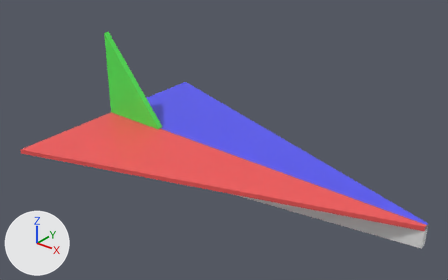
Renders of the Blender file Assets/Models/PaperPlane.blend from each side of a commit.
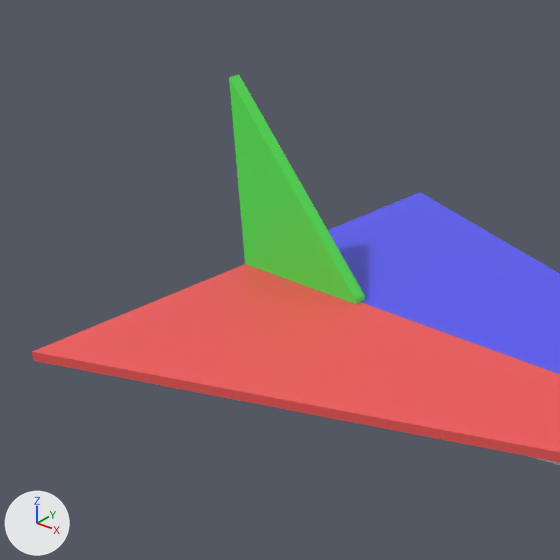
Each version appears first whole from a 50 mm lens placed at (5.19, -6.96, 5.37), pointed at (-0.25, -0.16, 1.16), and next in a close-up on the part from 2% to 55% of the width and 0% to 85% of the height. Every picture has the same lights, and +X, +Y and +Z are marked at lower left.

In view in the first close-up: 'LeftWing', 'RightWing', 'Tail'.
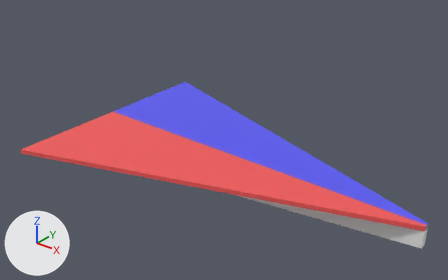
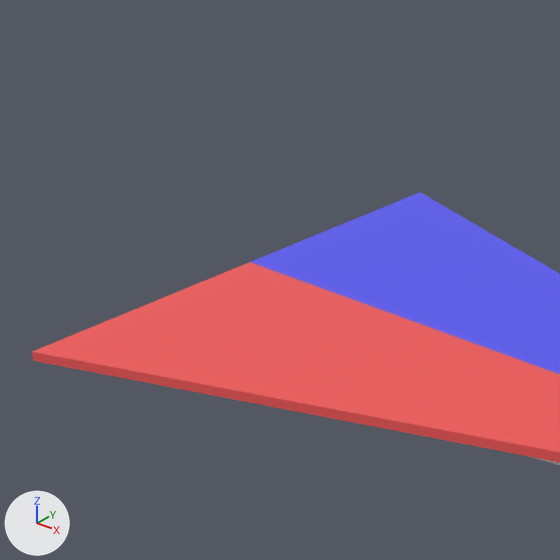
The change, as a list of edits to the scene's bpy script:
```text
Remove ob_tail:
    ob_tail = bpy.data.objects.new('Tail', me_cube_005)
    ob_tail.parent = ob_body
    ob_tail.location = (-0.8, 0.0, 2.503)
    ob_tail.rotation_euler = (-3.142, 0.0, 0.0)  # degrees (-180, 0, 0)
    ob_tail.scale = (0.2, 0.98, 1.5)
```

Location of each change, [x1, y1, x2, y2] in pixels of the close-ups (560 x 560 px):
'Tail', deleted (green): before [229, 75, 365, 304]
